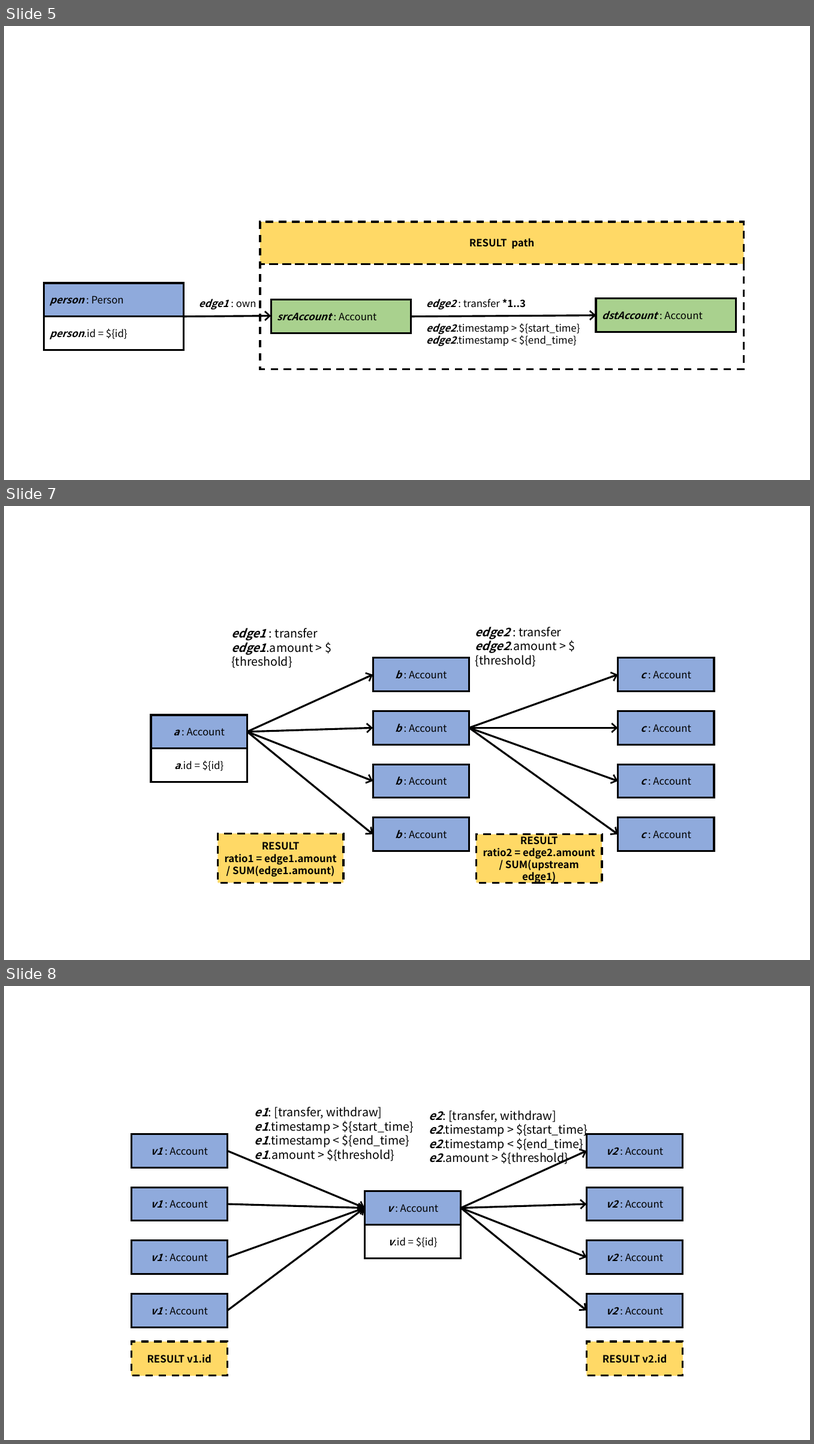
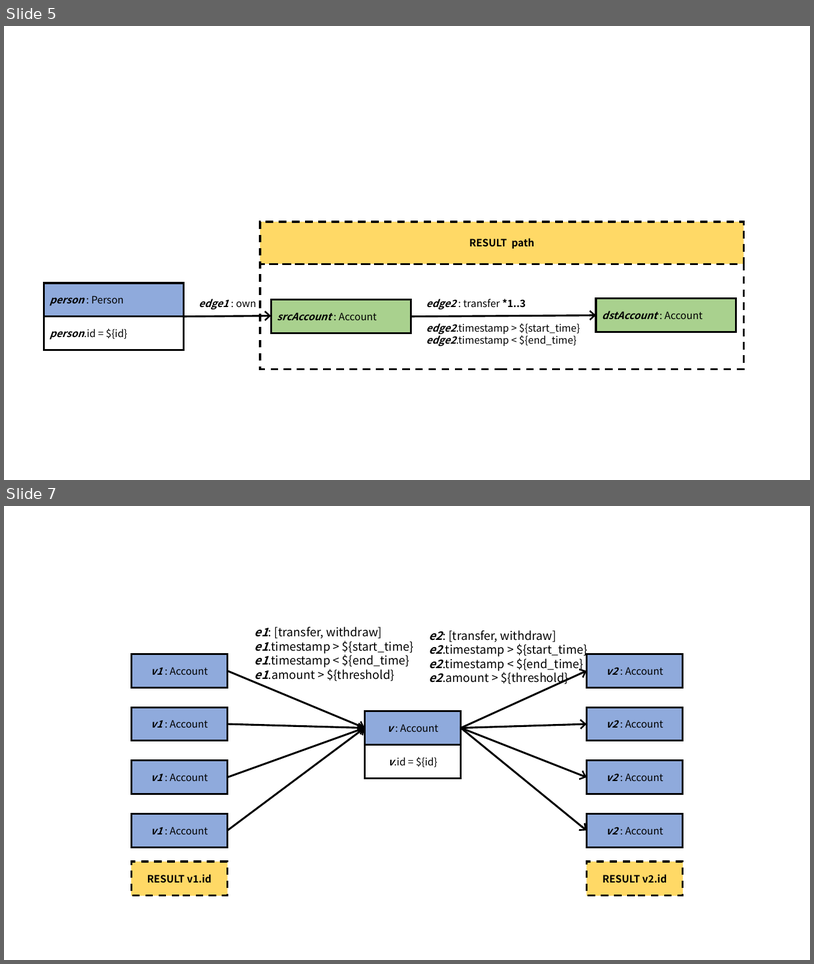
Before and after one commit to ldbc/ldbc_finbench_docs, a slide deck: patterns/transaction-read.pptx. Shown one above the other, each under a label of ours: slides 5, 7 and 8 before the commit, slides 5 and 7 after it; the slides between them are not shown. The pictures are 814x1444 and 814x964 pixels, drawn with LibreOffice and Linux fonts; fonts in the diff are those of the drawing. Boxes give left, top, right and bottom in pixels: in the first picture for what was removed or moved away, otherwise in the second. Text is boxed around its words. In the diff, an @@ line names an element or a change of style, - is before the commit and + after.

```diff
--- a/patterns/transaction-read.pptx
+++ b/patterns/transaction-read.pptx
@@ slide 7 removed at (x1=4, y1=506, x2=810, y2=960), background #FFFFFF @@
@@ group removed at (x1=151, y1=627, x2=714, y2=882): 12 rectangles, 8 arrows, 2 texts @@
-a : Account
-a.id = ${id}
-edge1 : transfer
-edge1.amount > ${threshold}
-RESULT
-ratio1 = edge1.amount / SUM(edge1.amount)
-b : Account
-b : Account
-b : Account
-b : Account
-c : Account
-c : Account
-c : Account
-c : Account
-edge2 : transfer
-edge2.amount > ${threshold}
-RESULT
-ratio2 = edge2.amount / SUM(upstream edge1)
@@ what was slide 8 is now slide 7 @@
```
Also in this commit, not shown: 2 slides changed, 14 other files.
